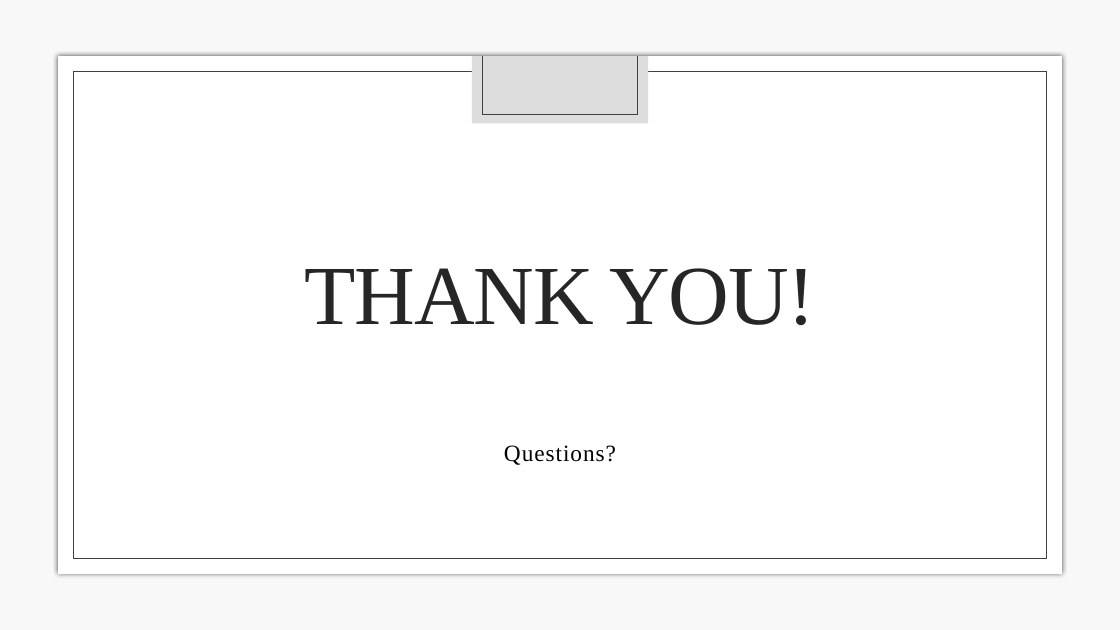
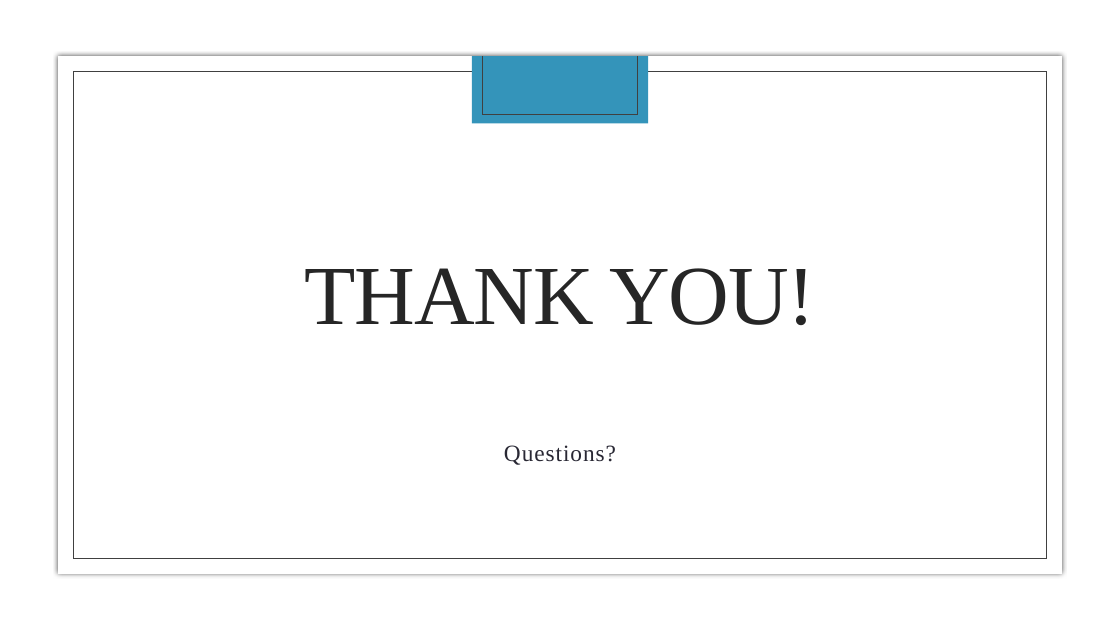
Before and after one commit to liordvir/AOTV, a slide deck: slide 13 of updated_presentation.pptx. Drawn at 1120x630 pixels with LibreOffice and Linux fonts; fonts in the diff are those of the drawing; background and template pictures are left out. Boxes give left, top, right and bottom in pixels: in the first picture for what was removed or moved away, otherwise in the second. Text is boxed around its words. In the diff, an @@ line names an element or a change of style, - is before the commit and + after.

```diff
--- a/updated_presentation.pptx
+++ b/updated_presentation.pptx
@@ rectangle at <box>0,0,1120,630</box>: fill #F8F8F8 to #FFFFFF @@
@@ rectangle at <box>472,56,649,124</box>: fill #DDDDDD to #3494BA @@
@@ subtitle "Questions?" at <box>504,445,616,465</box>: text colour #000000 to #292834 @@
```
Also in this commit, not shown: 11 other slides changed, 1 slide added, 1 slide removed, 1 other file.
